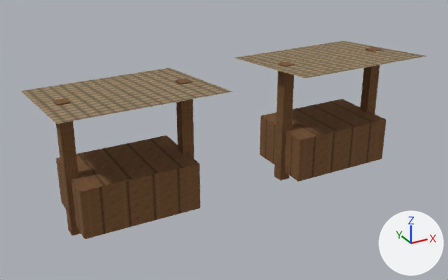
The glTF model app/src/main/assets/3d/field/domestic-MARKET-1-lod1.glb: old version first, new version second.
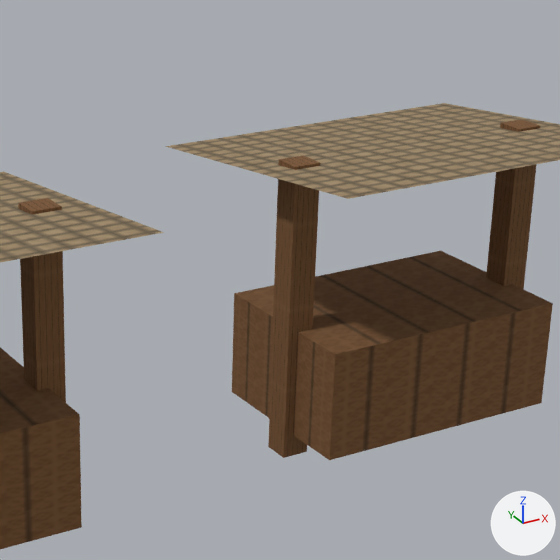
Old and new are each drawn whole from a 50 mm lens placed at (-0.637, -0.834, 0.651), pointed at (-0.051, 0.231, 0.118) and again close up on the part from 38% to 87% of the width and 0% to 79% of the height. The lights are fixed; the arrows at lower right show +X, +Y and +Z. The last two pictures show the newer version. Vertices at exactly the same position are counted once.
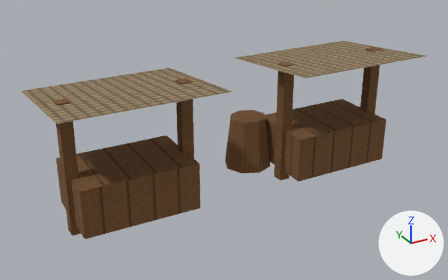
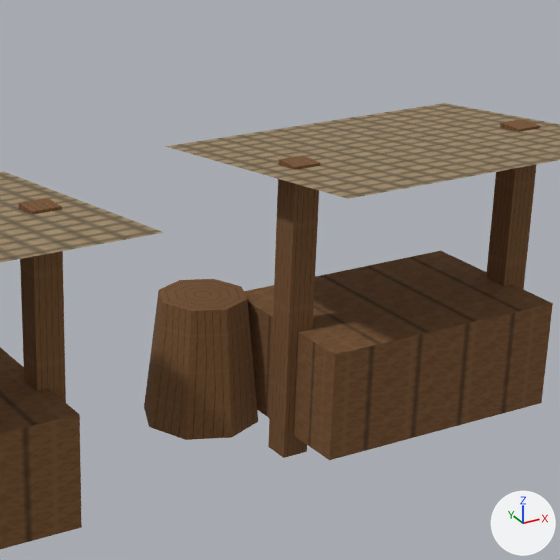
Edits to the bpy script that builds the scene:
```text
Change me_mesh_0:
    used by ob_mesh_0; location = (0.0, 0.0, 0.0)
    remove me_mesh_0.from_pydata(...)  # 56 vertices, 64 faces; spans x -0.43..0.37, y 0.09..0.37, z 0.0..0.28
    add me_mesh_0.from_pydata(...)  # 73 vertices, 88 faces; spans x -0.43..0.37, y 0.09..0.37, z 0.0..0.28
    me_mesh_0 part 1: a new loose piece of 17 vertices spanning x -0.005..0.105, y 0.245..0.355, z 0.01..0.13, in mat_material_0
```

What differs and where, as boxes (x1, y1, x2, y2) in the close-ups (560 x 560 px):
part 1 of me_mesh_0, added (brown)
    after: (144, 279, 258, 440)
